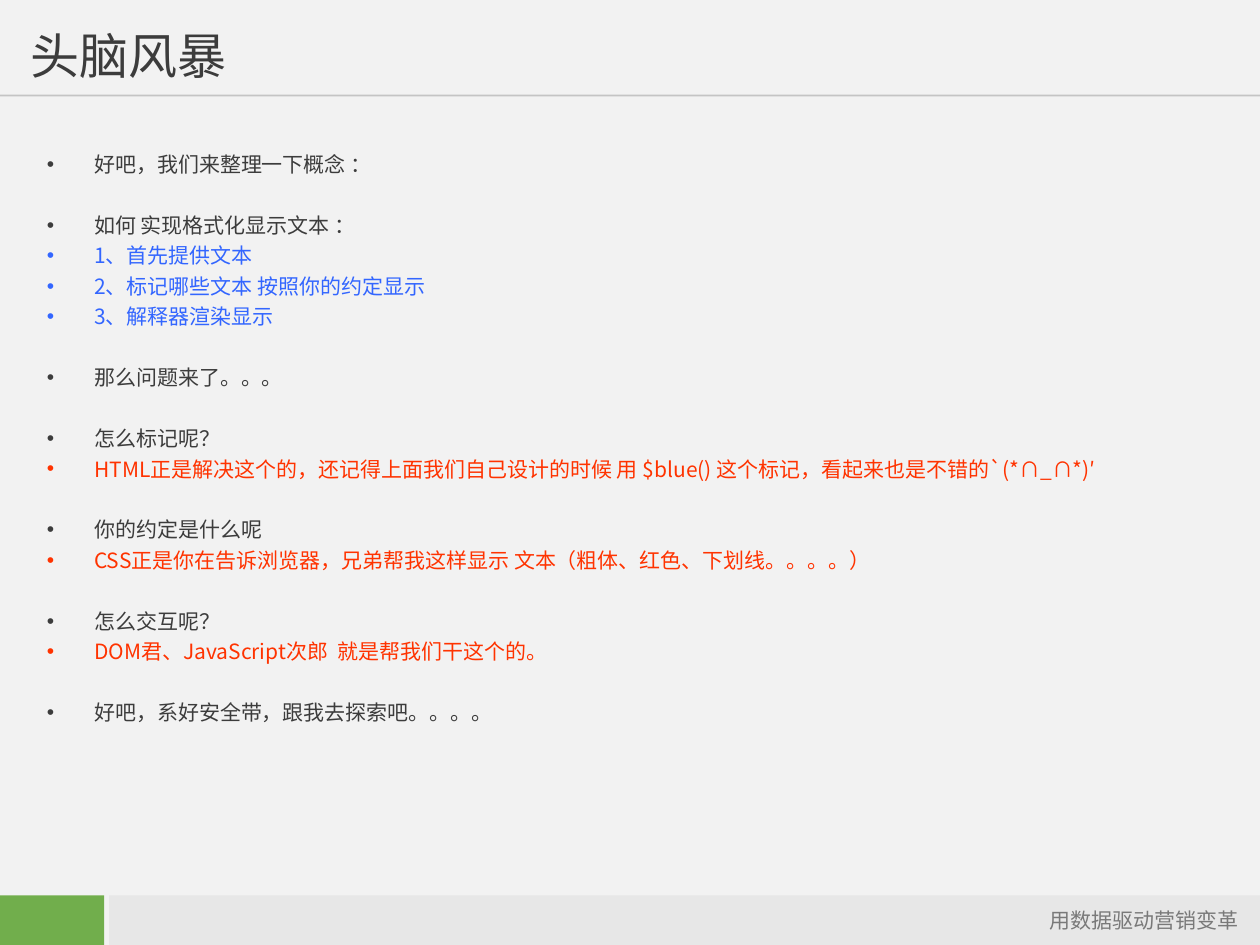
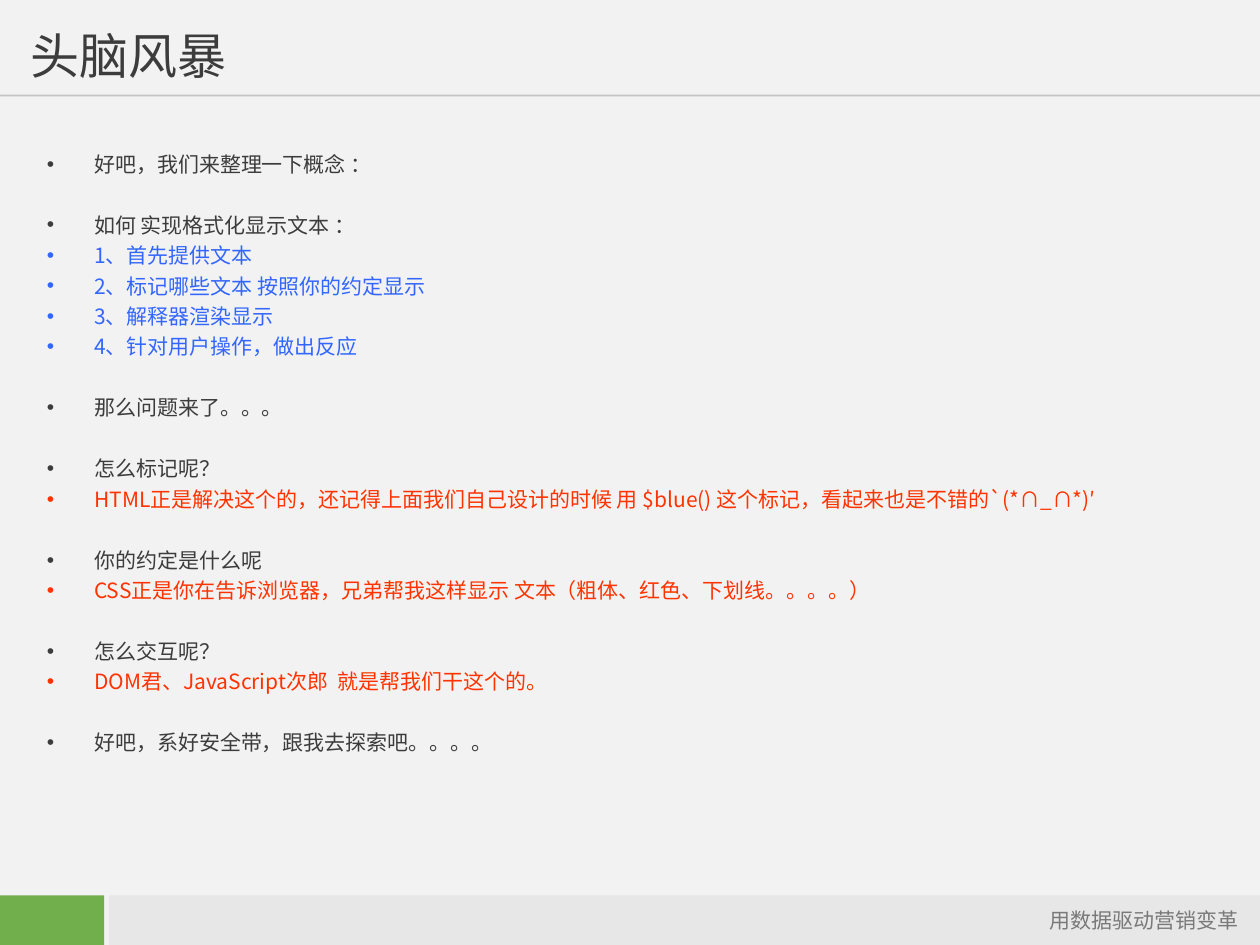
Before and after one commit to starzou/dom-edge, a slide deck: slide 5 of doc/DOM及其应用-入门.ppt (slide 4 before the commit). Drawn at 1260x945 pixels with LibreOffice and Linux fonts; fonts in the diff are those of the drawing; background and template pictures are left out. Boxes give left, top, right and bottom in pixels: in the first picture for what was removed or moved away, otherwise in the second. Text is boxed around its words. In the diff, an @@ line names an element or a change of style, - is before the commit and + after.

```diff
--- a/doc/DOM及其应用-入门.ppt
+++ b/doc/DOM及其应用-入门.ppt
@@ text at (x1=94, y1=336, x2=357, y2=356): paragraph added @@
+• 4、针对用户操作，做出反应
```
Also in this commit, not shown: 3 other slides changed, 1 slide added.
